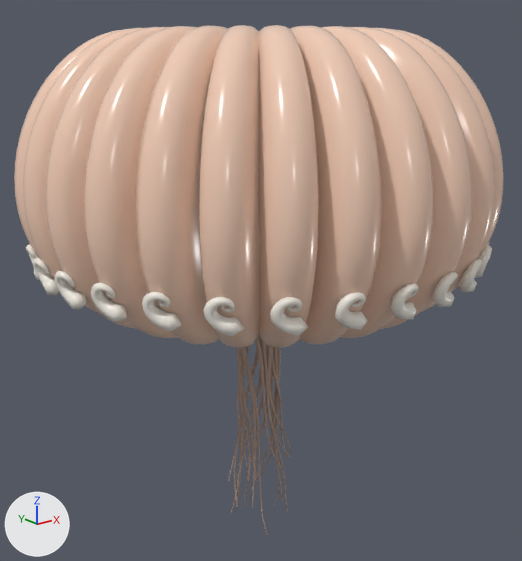
What one commit did to the glTF model public/assets/models/fauna_floater.glb.
Rendered twice from a 50 mm lens placed at (-38.7, -48.6, 10.5), pointed at (0.5, 0.3, -9.1). Every picture has the same lights, and +X, +Y and +Z are marked at lower left. The first picture is the older version. Vertices at exactly the same position are counted once.

The first picture shows 'floater_body'.
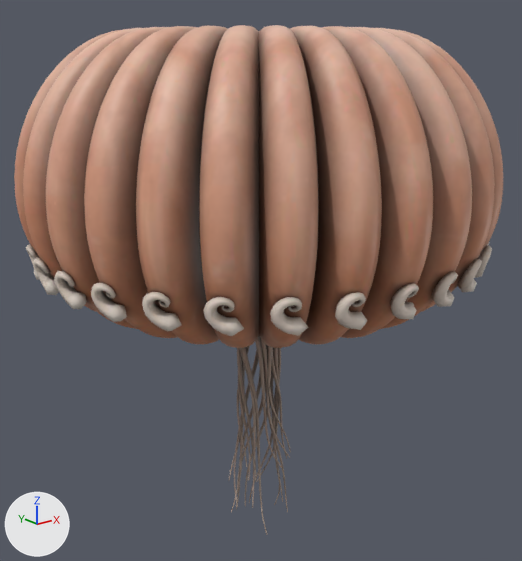
Changed parts and their boxes (x1, y1, x2, y2) in the pictures (522 x 561 px; the box of a moved part takes in the faces that stretch with it):
'floater_body', surface changed, reshaped (darker)
    both: (14, 25, 503, 535)
part 1 of me_floater_body, built on
    before: (228, 336, 291, 535)
    after: (229, 336, 291, 535)
part 2 of me_floater_body, moved or reshaped
    both: (130, 29, 414, 347)
part 3 of me_floater_body, moved or reshaped (mostly hidden)
    both: (491, 170, 501, 225)
part 4 of me_floater_body, surface changed (darker)
    both: (14, 25, 503, 348)

What changed in the scene script:
```text
Change mat_floater_bag:
    where n0 = _N.new('ShaderNodeBsdfPrincipled'); n0.name = 'Principled BSDF'
    remove n0.inputs[0].default_value = (0.9, 0.62, 0.48, 1.0)  # 'Base Color', beige #f3ceb8
    remove n0.inputs[2].default_value = 0.22  # 'Roughness'
    add n2 = _N.new('ShaderNodeMix'); n2.name = 'Mix'
    add n2.data_type = 'RGBA'
    add n2.blend_type = 'MULTIPLY'
    add n2.inputs[0].default_value = 1.0  # 'Factor'
    add n3 = _N.new('ShaderNodeVertexColor'); n3.name = 'Color Attribute'
    add n4 = _N.new('ShaderNodeTexImage'); n4.name = 'Image Texture'
    add n4.image = img_fauna_floater_paint
    add _L.new(n2.outputs[2], n0.inputs[0])  # 'Result' to 'Base Color'
    add _L.new(n3.outputs[0], n2.inputs[7])  # 'Color' to 'B'
    add _L.new(n4.outputs[0], n2.inputs[6])  # 'Color' to 'A'
Change mat_floater_shell:
    where n0 = _N.new('ShaderNodeBsdfPrincipled'); n0.name = 'Principled BSDF'
    remove n0.inputs[0].default_value = (0.92, 0.88, 0.8, 1.0)  # 'Base Color', white #f6f1e7
    remove n0.inputs[2].default_value = 0.3  # 'Roughness'
    add n2 = _N.new('ShaderNodeMix'); n2.name = 'Mix'
    add n2.data_type = 'RGBA'
    add n2.blend_type = 'MULTIPLY'
    add n2.inputs[0].default_value = 1.0  # 'Factor'
    add n3 = _N.new('ShaderNodeVertexColor'); n3.name = 'Color Attribute'
    add n4 = _N.new('ShaderNodeTexImage'); n4.name = 'Image Texture'
    add n4.image = img_fauna_floater_paint
    add _L.new(n2.outputs[2], n0.inputs[0])  # 'Result' to 'Base Color'
    add _L.new(n3.outputs[0], n2.inputs[7])  # 'Color' to 'B'
    add _L.new(n4.outputs[0], n2.inputs[6])  # 'Color' to 'A'
Change mat_floater_tendril:
    where n0 = _N.new('ShaderNodeBsdfPrincipled'); n0.name = 'Principled BSDF'
    remove n0.inputs[0].default_value = (0.42, 0.3, 0.24, 1.0)  # 'Base Color', beige #ad9586
    remove n0.inputs[2].default_value = 0.55  # 'Roughness'
    add n2 = _N.new('ShaderNodeMix'); n2.name = 'Mix'
    add n2.data_type = 'RGBA'
    add n2.blend_type = 'MULTIPLY'
    add n2.inputs[0].default_value = 1.0  # 'Factor'
    add n3 = _N.new('ShaderNodeVertexColor'); n3.name = 'Color Attribute'
    add n4 = _N.new('ShaderNodeTexImage'); n4.name = 'Image Texture'
    add n4.image = img_fauna_floater_paint
    add _L.new(n2.outputs[2], n0.inputs[0])  # 'Result' to 'Base Color'
    add _L.new(n3.outputs[0], n2.inputs[7])  # 'Color' to 'B'
    add _L.new(n4.outputs[0], n2.inputs[6])  # 'Color' to 'A'
Change me_floater_body:
    remove me_floater_body.from_pydata(...)  # 14402 vertices, 28608 faces; spans x -19.9..19.9, y -19.9..19.9, z -34.2..12.4
    add me_floater_body.from_pydata(...)  # 23682 vertices, 47168 faces; spans x -19.9..19.9, y -19.9..19.9, z -34.2..12.4
    me_floater_body part 1: 128 vertices moved within x -2.7..3.0, y -2.6..2.8, z -33.9..-7.4; 1412 vertices removed from x -3.1..3.1, y -2.8..2.9, z -34.2..-7.3; 10692 vertices added at x -3.1..3.1, y -2.9..2.9, z -34.1..-7.3
    me_floater_body part 2: 22 vertices removed from x -17.0..-3.4, y -18.2..-6.7, z -10.0..11.8; 22 vertices added at x -16.9..-3.5, y -18.2..-6.7, z -10.0..11.8
    me_floater_body part 3: 22 vertices removed from x 6.7..18.2, y -17.0..-3.4, z -10.0..11.8; 22 vertices added at x 6.7..18.2, y -16.9..-3.5, z -10.0..11.8
    me_floater_body part 4: 24327 kept faces spanning x -19.9..19.9, y -19.9..19.9, z -34.2..12.4 get new texture (UV) coordinates
    other edits to the shape of me_floater_body do not show in these pictures
```
